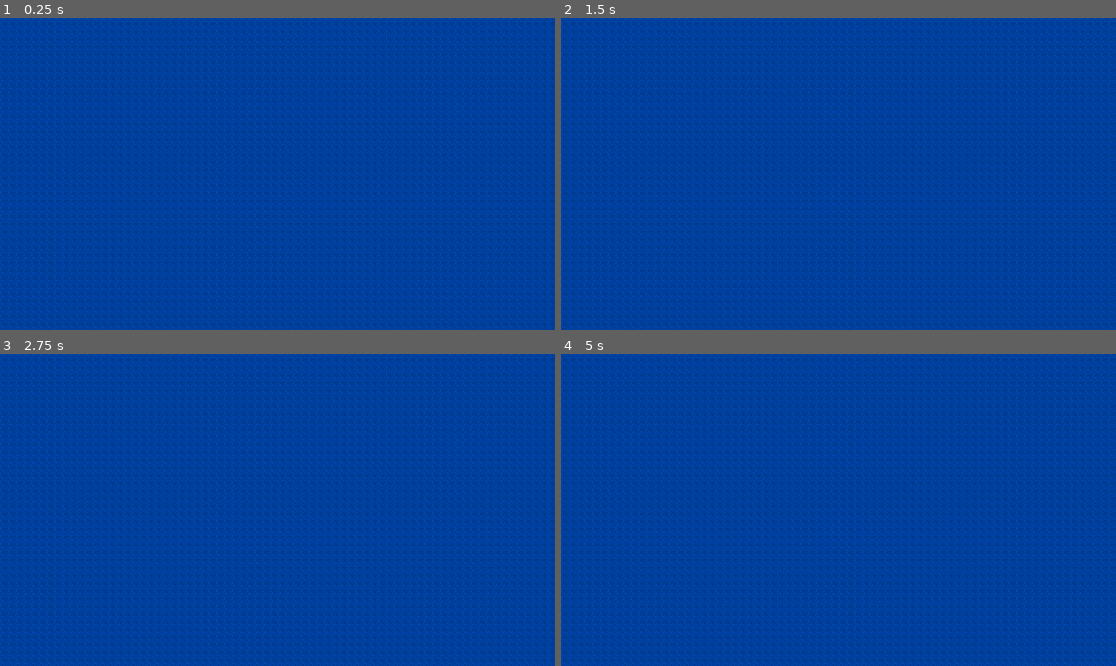
Above: before the commit, frames 1-4 (two rows, left to right).
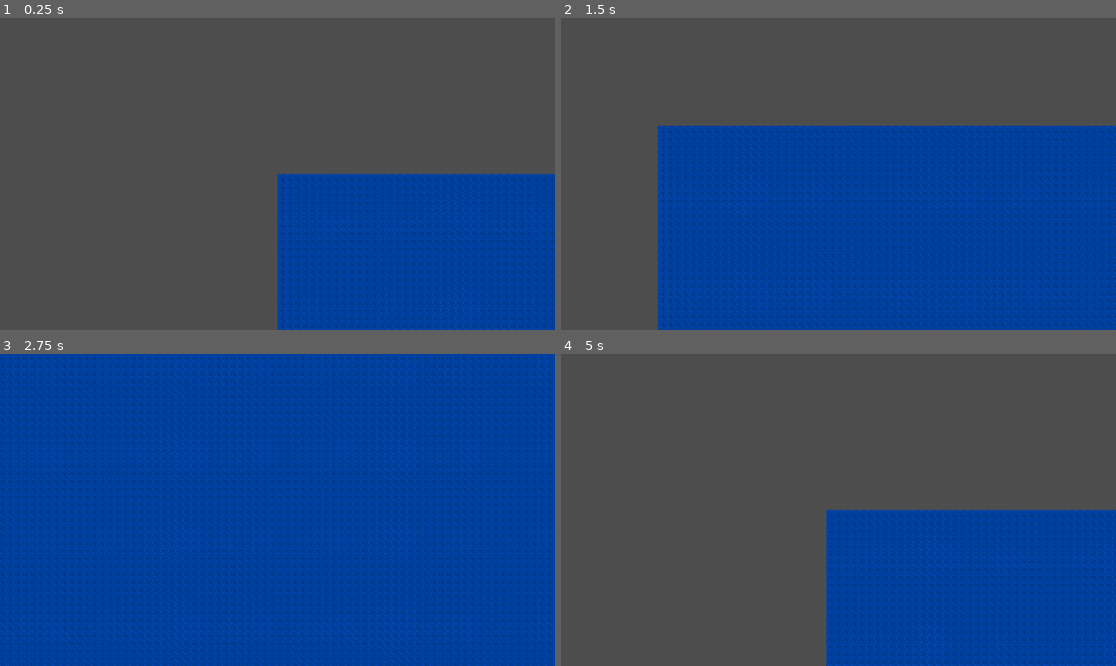
Above: after the commit, the same moments.

Repository: matasanti-idk/procedural_generation_template_new
Game: Godot game, scene res://pmg.tscn
Same seed, same stepped clock (60 frames per second), same inputs: the game is played once before the commit and once after it. This scene is started directly instead of the project's main scene.
Inputs (mouse positions are in pixels of both pictures, inside the frame that each line leads up to):
- Up to frame 1 (0.25 s): no input
- Up to frame 2 (1.5 s): tap Enter at 0.5 s; move the mouse to (960, 158) at 0.52 s; hold D (mv_right) 0.53-1.28 s; move the mouse to (727, 189) at 1.27 s; hold S (mv_down) from 1.28 s (still down)
- Up to frame 3 (2.75 s): move the mouse to (333, 441) at 2.02 s; release S (mv_down) at 2.03 s; hold D (mv_right) from 2.03 s (still down)
- Up to frame 4 (5 s): move the mouse to (810, 572) at 2.77 s; release D (mv_right) at 2.78 s; hold W (mv_up) 2.78-3.53 s; move the mouse to (1005, 556) at 3.52 s; hold A (mv_left) from 3.53 s (still down); move the mouse to (672, 463) at 4.27 s

The runs differ from the first frame. In frame 1, 80% of the frame differs, in the area x 0-100%, y 0-100%; in frame 2, 56%; in frame 3, 16%; in frame 4, 79%.

Commit message:
added camera movement now

Diff:
--- a/pmg.tscn
+++ b/pmg.tscn
@@ -1,6 +1,7 @@
 [gd_scene format=3 uid="uid://bpev0urws8wtq"]
 
-[ext_resource type="Script" uid="uid://nbm61uno6dry" path="res://procedural_generation_template/pmg.gd" id="1_cvnwp"]
+[ext_resource type="Script" uid="uid://nbm61uno6dry" path="res://pmg.gd" id="1_cvnwp"]
+[ext_resource type="Script" uid="uid://b4p3451j0wxp3" path="res://camera_2d.gd" id="2_deafw"]
 [ext_resource type="Texture2D" uid="uid://diwx4n3tsoxv1" path="res://tiles/New Piskel (5).png" id="2_eltgs"]
 
 [sub_resource type="Gradient" id="Gradient_57qmd"]
@@ -45,5 +46,9 @@
 elevation_noise_text = SubResource("NoiseTexture2D_d0u6y")
 height_noise_text = SubResource("NoiseTexture2D_3gngh")
 
+[node name="Cam_Movement" type="Camera2D" parent="." unique_id=565321820]
+script = ExtResource("2_deafw")
+metadata/_custom_type_script = "uid://b4p3451j0wxp3"
+
 [node name="layer_0" type="TileMapLayer" parent="." unique_id=764745762]
 tile_set = SubResource("TileSet_eltgs")
